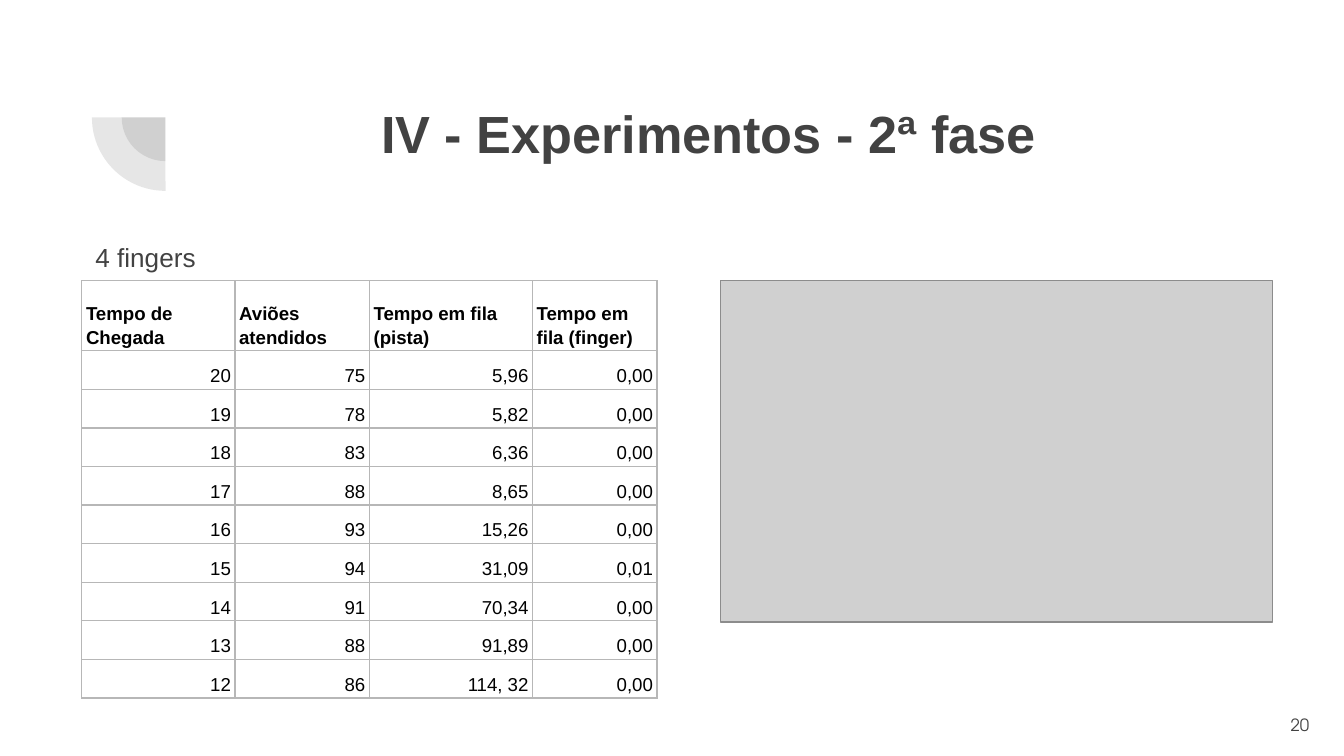
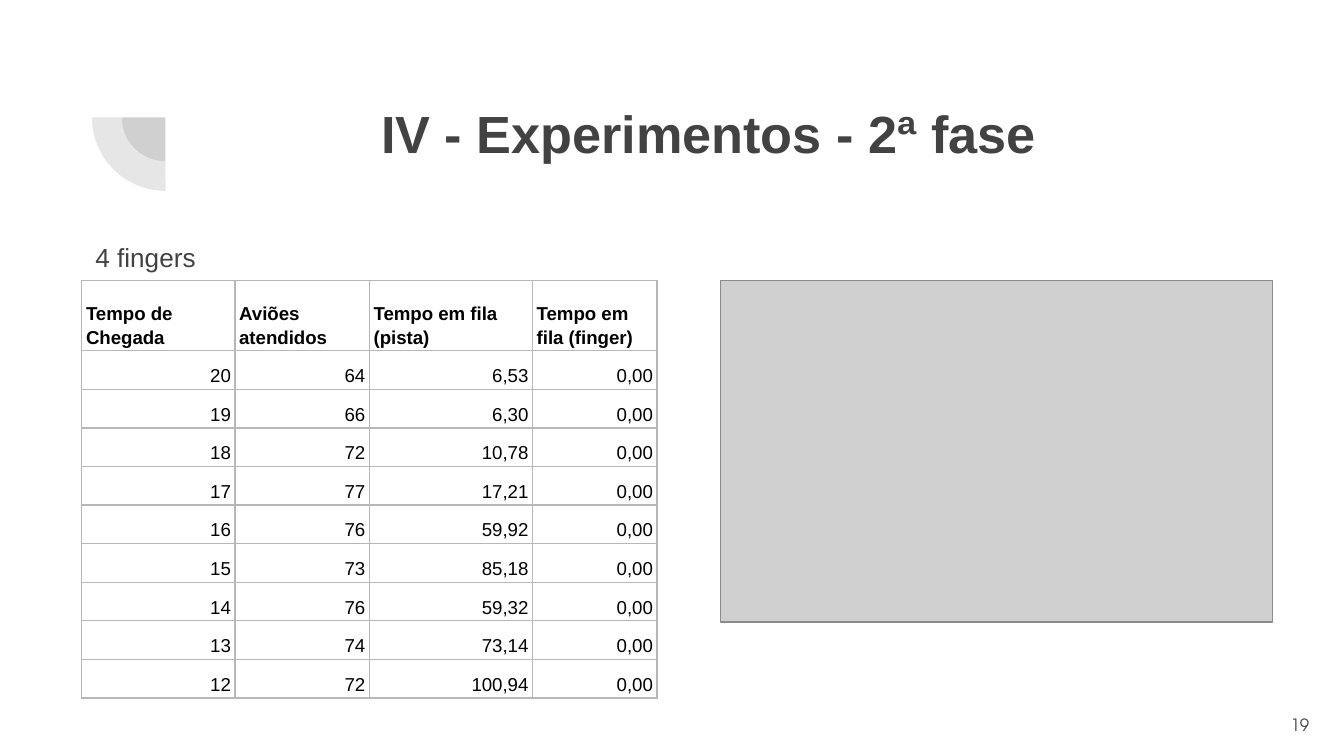
Before and after one commit to maricimara98/simulacao-aeroporto, a slide deck: slide 19 of docs/simulacao-apresentacao.pptx (slide 20 before the commit). Drawn at 1344x756 pixels with LibreOffice and Linux fonts; fonts in the diff are those of the drawing; grey boxes stand for pictures. Boxes give left, top, right and bottom in pixels: in the first picture for what was removed or moved away, otherwise in the second. Text is boxed around its words. In the diff, an @@ line names an element or a change of style, - is before the commit and + after.

```diff
--- a/docs/simulacao-apresentacao.pptx
+++ b/docs/simulacao-apresentacao.pptx
@@ table at (82,281,657,722) @@
-row 2, column 2: 75
+row 2, column 2: 64
-row 2, column 3: 5,96
+row 2, column 3: 6,53
-row 3, column 2: 78
+row 3, column 2: 66
-row 3, column 3: 5,82
+row 3, column 3: 6,30
-row 4, column 2: 83
+row 4, column 2: 72
-row 4, column 3: 6,36
+row 4, column 3: 10,78
-row 5, column 2: 88
+row 5, column 2: 77
-row 5, column 3: 8,65
+row 5, column 3: 17,21
-row 6, column 2: 93
+row 6, column 2: 76
-row 6, column 3: 15,26
+row 6, column 3: 59,92
-row 7: 15 | 94 | 31,09 | 0,01
+row 7: 15 | 73 | 85,18 | 0,00
-row 8, column 2: 91
+row 8, column 2: 76
-row 8, column 3: 70,34
+row 8, column 3: 59,32
-row 9, column 2: 88
+row 9, column 2: 74
-row 9, column 3: 91,89
+row 9, column 3: 73,14
-row 10, column 2: 86
+row 10, column 2: 72
-row 10, column 3: 114, 32
+row 10, column 3: 100,94
@@ page number at (1291,718,1310,731): text changed @@
-20
+19
```
Also in this commit, not shown: 11 other slides changed, 1 slide removed, 2 other files.
